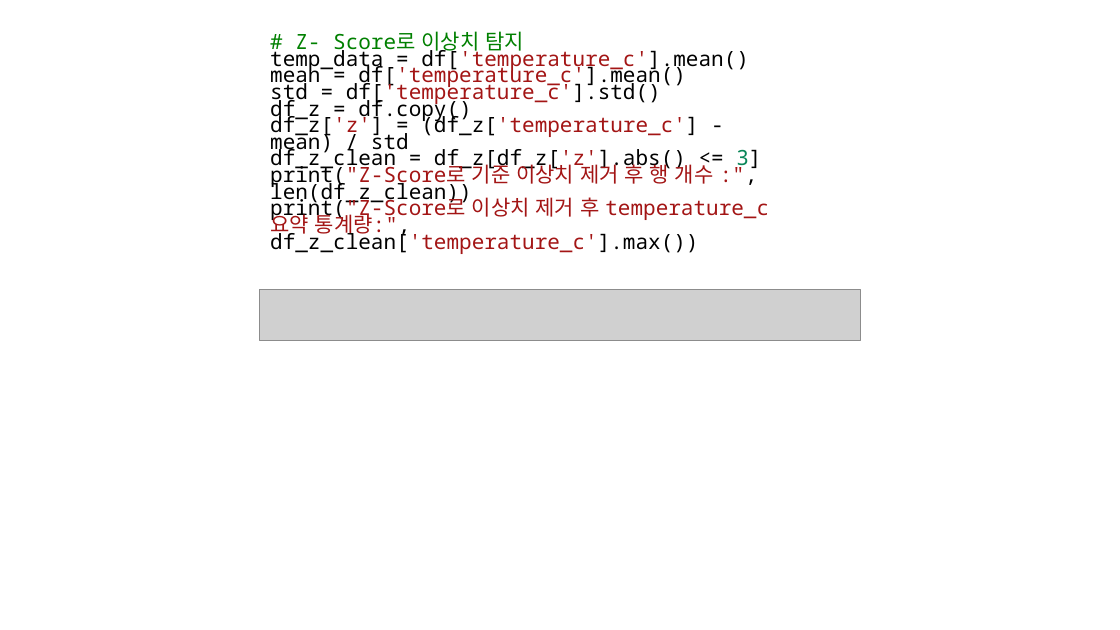
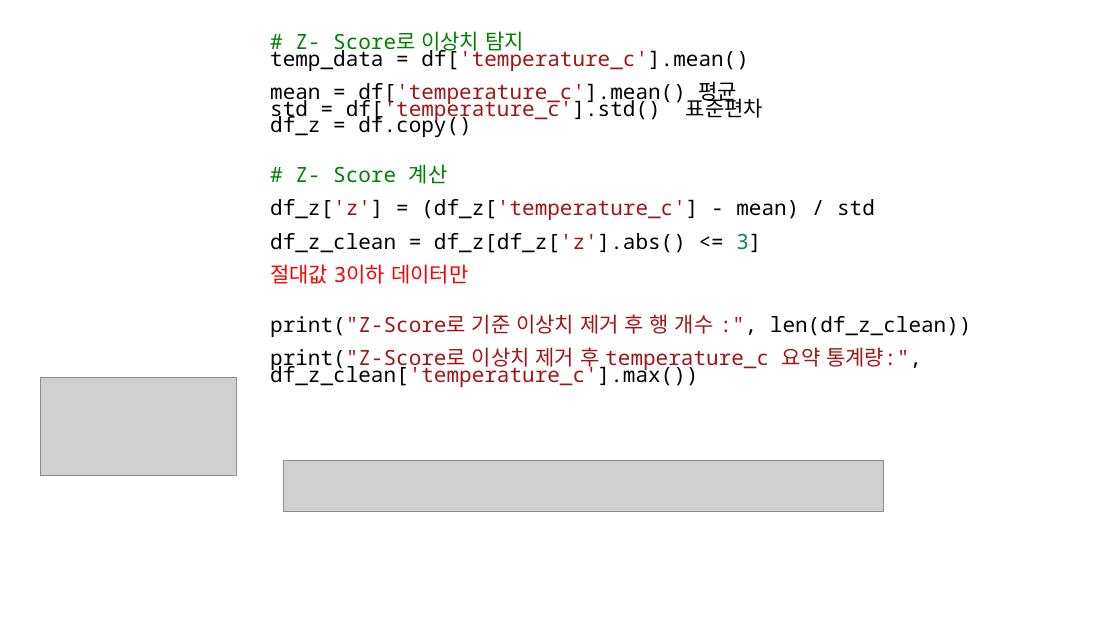
Before and after one commit to taesub0204/python, a slide deck: slide 13 of 반도체장비분석프로그래밍_python/천재성.pptx (slide 12 before the commit). Drawn at 1120x630 pixels with LibreOffice and Linux fonts; fonts in the diff are those of the drawing; grey boxes stand for pictures. Boxes give left, top, right and bottom in pixels: in the first picture for what was removed or moved away, otherwise in the second. Text is boxed around its words. In the diff, an @@ line names an element or a change of style, - is before the commit and + after.

Commit message:
장비데이터분석 PPT

```diff
--- a/반도체장비분석프로그래밍_python/천재성.pptx
+++ b/반도체장비분석프로그래밍_python/천재성.pptx
@@ text at (270, 81, 763, 123): text changed @@
-mean = df['temperature_c'].mean()
-std = df['temperature_c'].std()
+mean = df['temperature_c'].mean() 평균
+std = df['temperature_c'].std() 표준편차
@@ text at (295, 164, 448, 184): paragraph added @@
+# Z- Score 계산
@@ text at (270, 264, 468, 284): paragraph added @@
+절대값 3이하 데이터만
@@ picture added at (40, 378, 236, 476) @@
@@ picture: place and size @@
-picture at (260, 290, 860, 340)
+picture at (284, 460, 885, 511)
```
Also in this commit, not shown: 8 other slides changed, 2 slides added, 2 other files.
